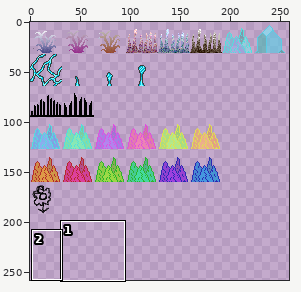
Two versions of one sprite sheet, netclient/media/sprites/mech/mech_00.png. The picture above shows the old version from afar; the outline marks the close-up.
Close-up. Before the commit:
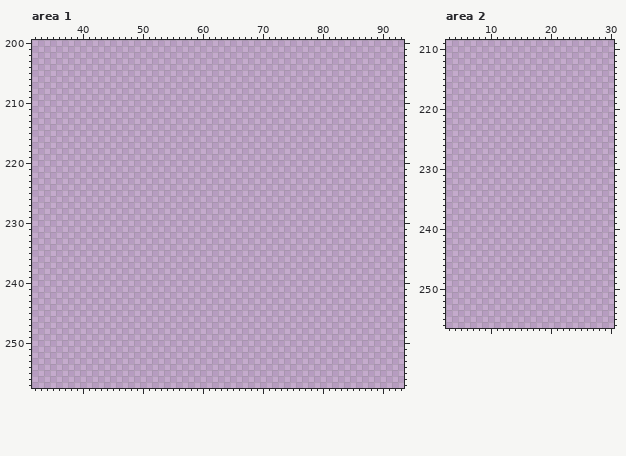
The file is 512x512 pixels. Pixels under 10% opacity are left out. Colours within 5 levels of each other are drawn and written as one. Shown: area 1: x 32..93, y 200..257; area 2: x 3..30, y 209..256. The wide view leaves out empty margins.
Palette (. is transparent): 
Pixels before, area 1 (only the part around the change), first column x 32:
200 ..............................................................
201 ..............................................................
202 ..............................................................
203 ..............................................................
204 ..............................................................
205 ..............................................................
206 ..............................................................
207 ..............................................................
208 ..............................................................
209 ..............................................................
210 ..............................................................
211 ..............................................................
212 ..............................................................
213 ..............................................................
214 ..............................................................
215 ..............................................................
216 ..............................................................
217 ..............................................................
218 ..............................................................
219 ..............................................................
220 ..............................................................
221 ..............................................................
222 ..............................................................
223 ..............................................................
224 ..............................................................
225 ..............................................................
226 ..............................................................
227 ..............................................................
228 ..............................................................
229 ..............................................................
230 ..............................................................
231 ..............................................................
232 ..............................................................
233 ..............................................................
234 ..............................................................
235 ..............................................................
236 ..............................................................
237 ..............................................................
238 ..............................................................
239 ..............................................................
240 ..............................................................
241 ..............................................................
242 ..............................................................
243 ..............................................................
244 ..............................................................
245 ..............................................................
246 ..............................................................
247 ..............................................................
248 ..............................................................
249 ..............................................................
250 ..............................................................
251 ..............................................................
252 ..............................................................
253 ..............................................................
254 ..............................................................
255 ..............................................................
256 ..............................................................
257 ..............................................................
Once edited:
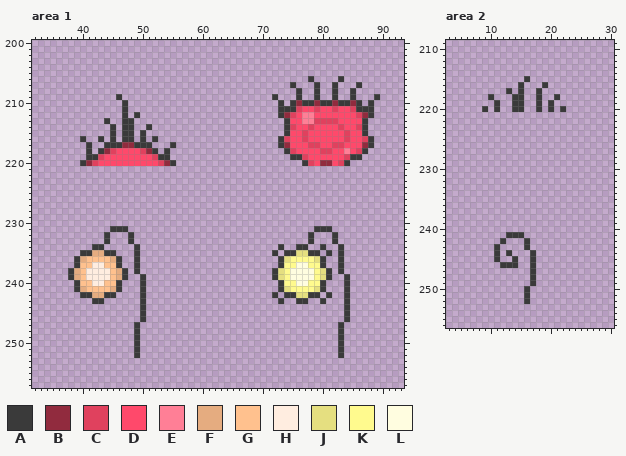
Colours new in this view: A #3a3a3a  B #912b3e  C #e0415e  D #ff496b  E #ff7f96  F #e5ac80  G #ffc18e  H #ffede0  J #e5df80  K #fffa8e  L #fffde0
The exact change:
Area 1:
y 206: x 78 . -> A; x 83 . -> A
y 207: x 75 . -> A; x 79 . -> A; x 82 . -> A; x 86 . -> A
y 208: x 76 . -> A; x 79 . -> A; x 82 . -> A; x 85 . -> A
y 209: x 46 . -> A; x 72 . -> A; x 76 . -> A; x 79 . -> A; x 82 . -> A; x 85 . -> A; x 89 . -> A
y 210: x 47 . -> A; x 73 . -> A; x 75..86 ............ -> ABAABAABAABA; x 88 . -> A
y 211: x 47 . -> A; x 73..88 ................ -> AAACDDCDDCDDCAAA
y 212: x 47 . -> A; x 49 . -> A; x 73..88 ................ -> ABCDEEDDDDDDDCBA
y 213: x 44 . -> A; x 47..48 .. -> AA; x 74..87 .............. -> ADDEECCCCDDDDA
y 214: x 45 . -> A; x 47..48 .. -> AA; x 51 . -> A; x 74..87 .............. -> ACDDCDDDDCDDCA
y 215: x 45 . -> A; x 47..48 .. -> AA; x 50 . -> A; x 74..87 .............. -> ADDCDDDDDDCDDA
y 216: x 40 . -> A; x 43 . -> A; x 45 . -> A; x 47..48 .. -> AA; x 50 . -> A; x 52 . -> A; x 73..88 ................ -> ACDDCDDDDDDCDDCA
y 217: x 41 . -> A; x 44..51 ........ -> AAABBAAA; x 55 . -> A; x 73..88 ................ -> ABDDDCCDDCCDDDBA
y 218: x 41 . -> A; x 43..52 .......... -> ABCDDDDCBA; x 54 . -> A; x 74..87 .............. -> ACDDDDCCDDEDCA
y 219: x 41..54 .............. -> AACDDDDDDDDCAA; x 75..86 ............ -> AACDDDDDDCAA
y 220: x 40..55 ................ -> ABCDDDDDDDDDDCBA; x 77..84 ........ -> ACDBBDCA
y 231: x 45..47 ... -> AAA; x 79..81 ... -> AAA
y 232..233: x 44 . -> A; x 48 . -> A; x 78 . -> A; x 82 . -> A
y 234: x 42..43 .. -> AA; x 49 . -> A; x 73 . -> A; x 76..77 .. -> AA; x 80 . -> A; x 83 . -> A
y 235: x 40..45 ...... -> AAFFAA; x 49 . -> A; x 72 . -> A; x 74..79 ...... -> AAJJAA; x 81 . -> A; x 83 . -> A
y 236: x 39..46 ........ -> AFGGGGFA; x 49 . -> A; x 73..80 ........ -> AJKKKKJA; x 83 . -> A
y 237: x 39..46 ........ -> AGGHHGGA; x 49 . -> A; x 73..80 ........ -> AKKLLKKA; x 83 . -> A
y 238: x 38..47 .......... -> AFGHHHHGFA; x 49 . -> A; x 72..81 .......... -> AJKLLLLKJA; x 83 . -> A
y 239: x 38..47 .......... -> AFGHHHHGFA; x 50 . -> A; x 72..81 .......... -> AJKLLLLKJA; x 84 . -> A
y 240: x 39..46 ........ -> AGGHHGGA; x 50 . -> A; x 73..80 ........ -> AKKLLKKA; x 84 . -> A
y 241: x 39..46 ........ -> AFGGGGFA; x 50 . -> A; x 73..80 ........ -> AJKKKKJA; x 84 . -> A
y 242: x 40..45 ...... -> AAFFAA; x 50 . -> A; x 72 . -> A; x 74..79 ...... -> AAJJAA; x 81 . -> A; x 84 . -> A
y 243: x 42..43 .. -> AA; x 50 . -> A; x 73 . -> A; x 76..77 .. -> AA; x 80 . -> A; x 84 . -> A
y 244..246: x 50 . -> A; x 84 . -> A
y 247..252: x 49 . -> A; x 83 . -> A
Area 2:
y 215: x 16 . -> A
y 216: x 15 . -> A; x 19 . -> A
y 217: x 13 . -> A; x 15 . -> A; x 18 . -> A
y 218: x 10 . -> A; x 14..15 .. -> AA; x 18 . -> A; x 21 . -> A
y 219: x 11 . -> A; x 14..15 .. -> AA; x 18 . -> A; x 20 . -> A
y 220: x 9 . -> A; x 11 . -> A; x 14..15 .. -> AA; x 18 . -> A; x 20 . -> A; x 22 . -> A
y 241: x 13..15 ... -> AAA
y 242: x 12 . -> A; x 16 . -> A
y 243: x 11 . -> A; x 16 . -> A
y 244: x 11 . -> A; x 13 . -> A; x 17 . -> A
y 245: x 11 . -> A; x 14 . -> A; x 17 . -> A
y 246: x 12..14 ... -> AAA; x 17 . -> A
y 247..249: x 17 . -> A
y 250..252: x 16 . -> A
